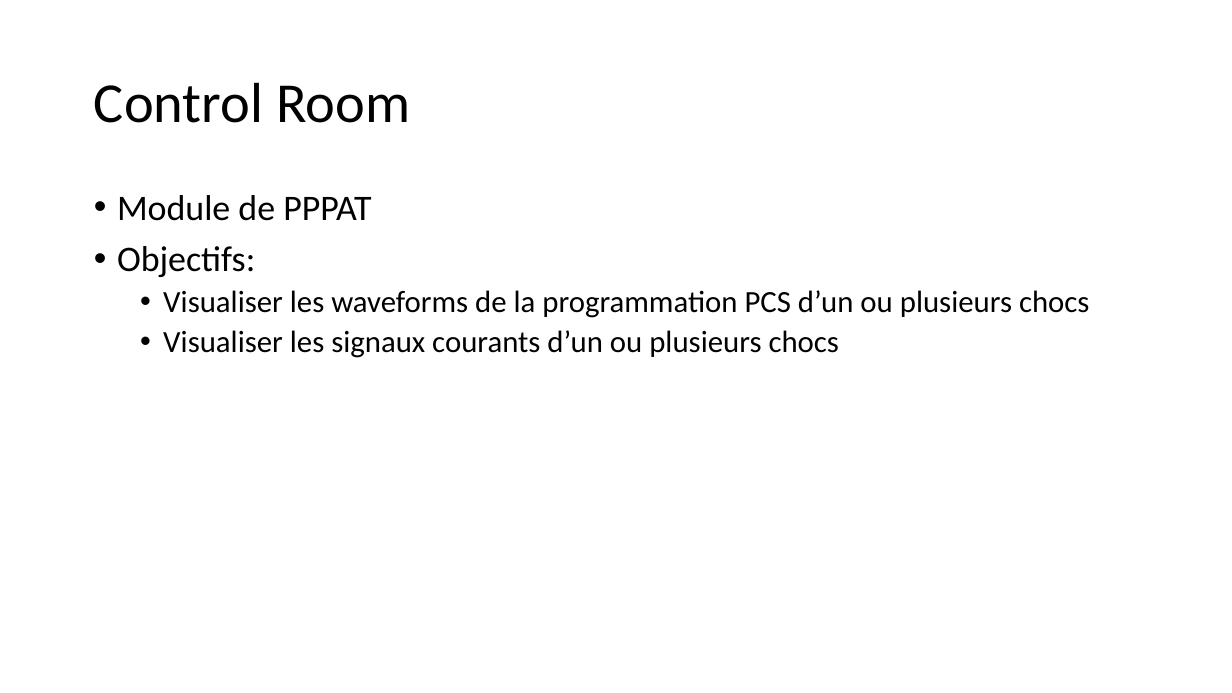
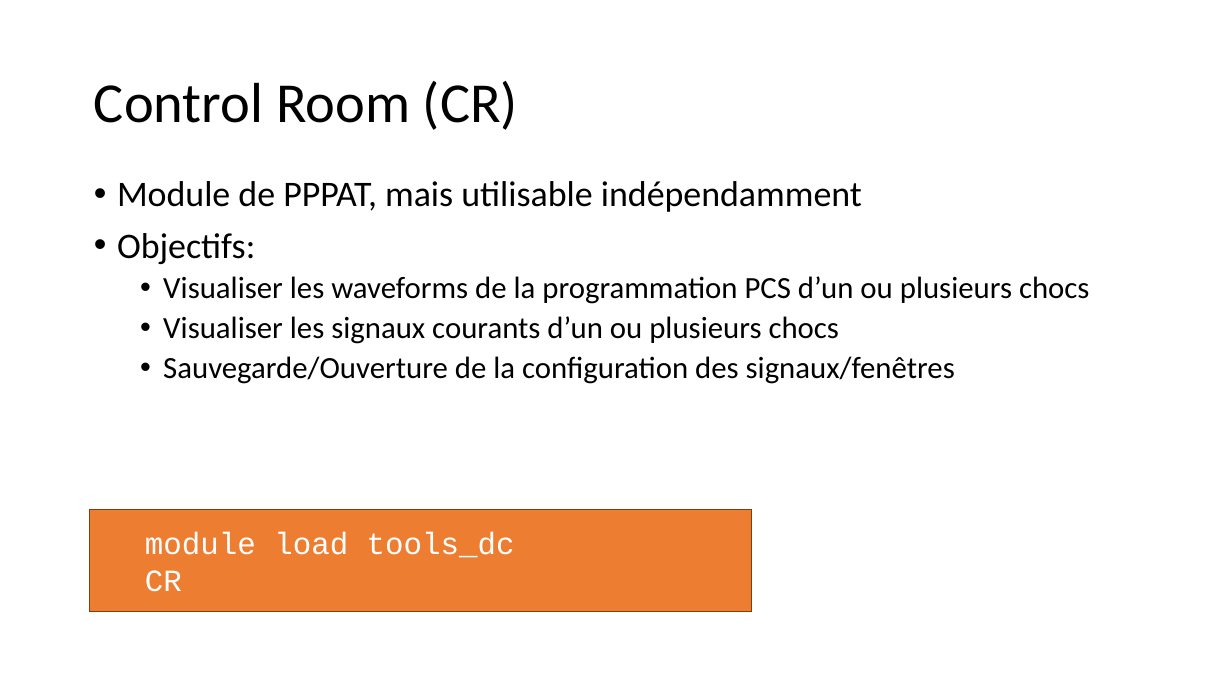
Before and after one commit to jhillairet/PPAT, a slide deck: slide 1 of doc/PPPAT_ControlRoom.pptx. Drawn at 1232x693 pixels with LibreOffice and Linux fonts; fonts in the diff are those of the drawing. Boxes give left, top, right and bottom in pixels: in the first picture for what was removed or moved away, otherwise in the second. Text is boxed around its words. In the diff, an @@ line names an element or a change of style, - is before the commit and + after.

```diff
--- a/doc/PPPAT_ControlRoom.pptx
+++ b/doc/PPPAT_ControlRoom.pptx
@@ title at [94, 81, 518, 130]: text changed @@
-Control Room
+Control Room (CR)
@@ text "Module de PPPAT, mais utilisable ...": place and size @@
-text "Module de PPPAT, mais utilisable ..." at [117, 195, 1089, 358]
+text "Module de PPPAT, mais utilisable ..." at [117, 181, 1089, 384]
@@ text at [117, 181, 862, 212]: text changed @@
-• Module de PPPAT
+• Module de PPPAT, mais utilisable indépendamment
@@ text at [163, 356, 955, 384]: paragraph added @@
+  • Sauvegarde/Ouverture de la configuration des signaux/fenêtres
@@ rectangle added at [90, 510, 752, 613], fill #ED7D31, outline #843C0B 1 pt, 24 pt, text #FFFFFF @@
+  module load tools_dc
+  CR
```
Also in this commit, not shown: 1 other slide changed, 1 slide added, 1 slide removed.
